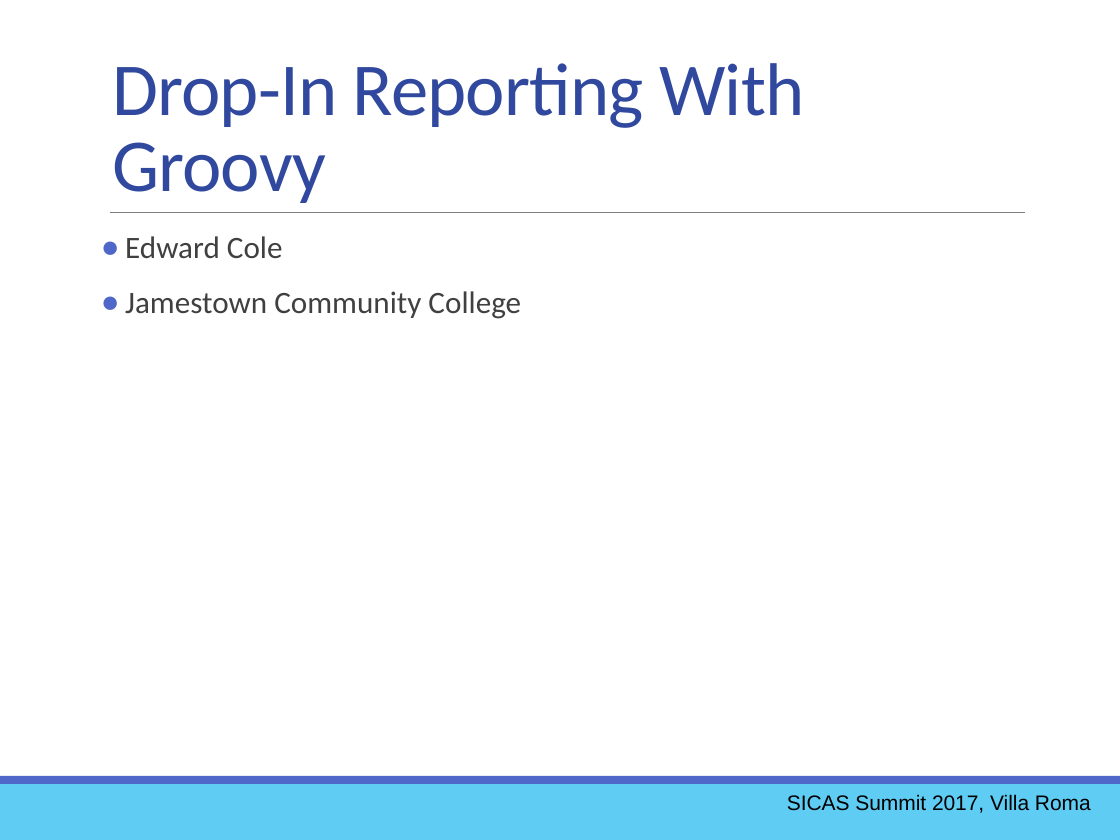
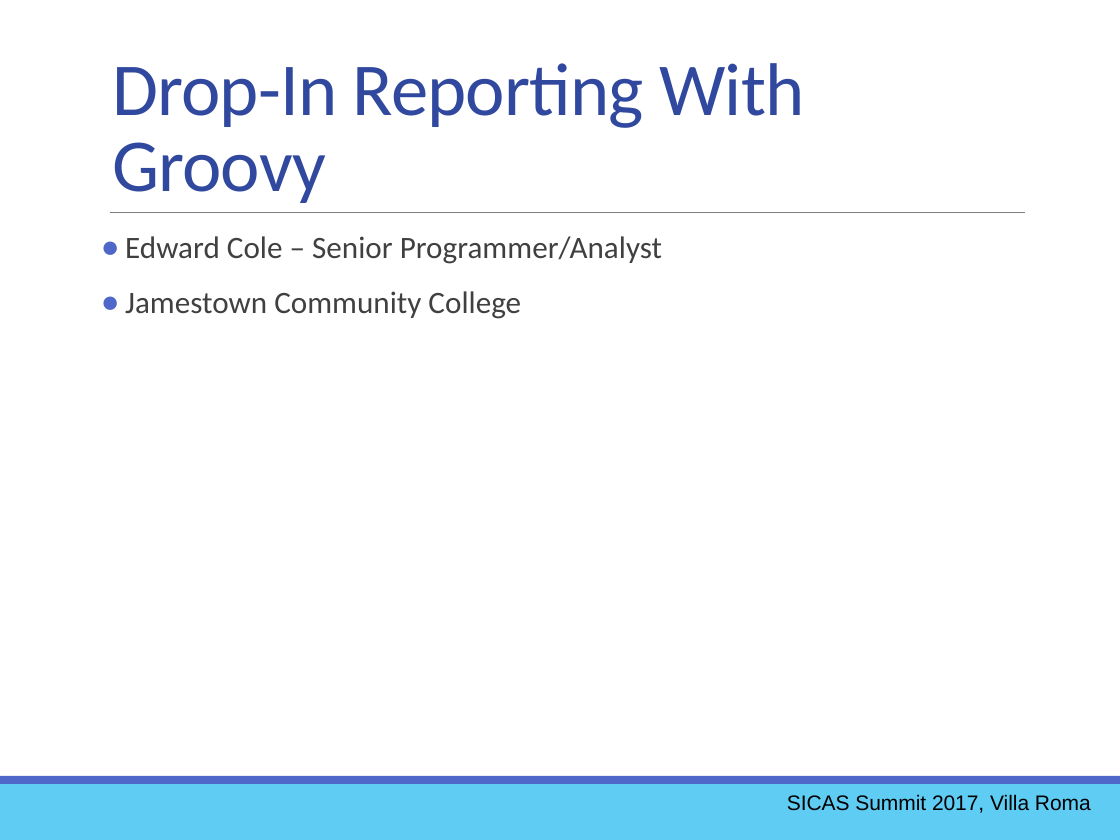
Before and after one commit to ewcole/simple_report, a slide deck: slide 3 of docs/SICAS_2017/Drop-InReportingWithGroovy.pptx. Drawn at 1120x840 pixels with LibreOffice and Linux fonts; fonts in the diff are those of the drawing. Boxes give left, top, right and bottom in pixels: in the first picture for what was removed or moved away, otherwise in the second. Text is boxed around its words. In the diff, an @@ line names an element or a change of style, - is before the commit and + after.

```diff
--- a/docs/SICAS_2017/Drop-InReportingWithGroovy.pptx
+++ b/docs/SICAS_2017/Drop-InReportingWithGroovy.pptx
@@ text at box(125, 236, 662, 264): text changed @@
-● Edward Cole
+● Edward Cole – Senior Programmer/Analyst
```
Also in this commit, not shown: 4 slides added, 3 other files.
